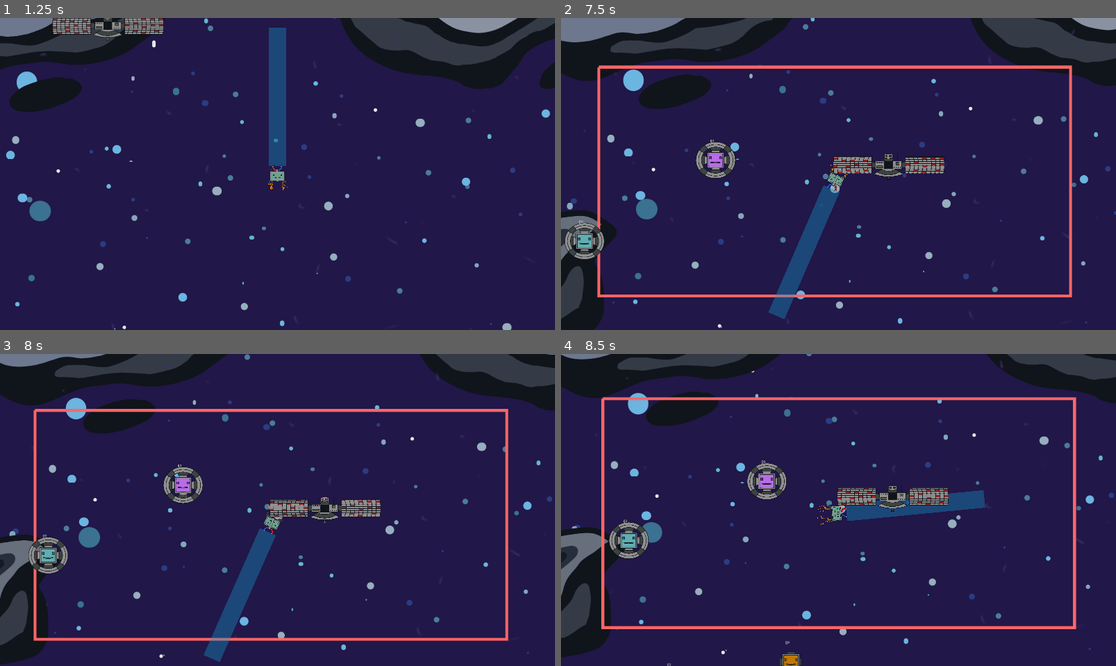
Above: before the commit, frames 1-4 (two rows, left to right).
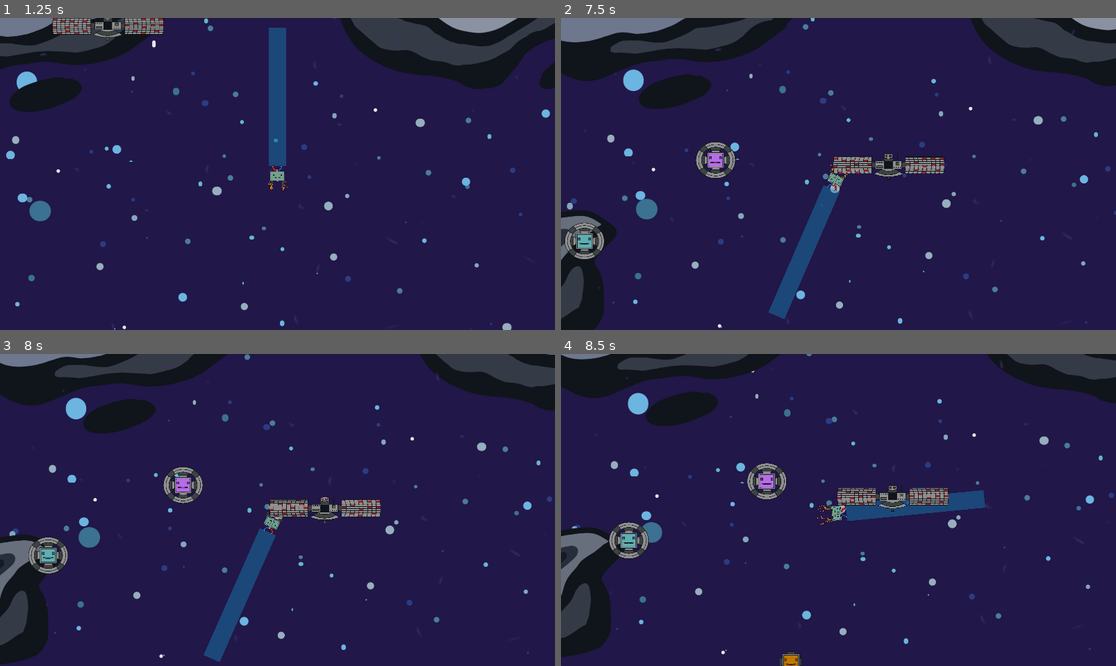
Above: after the commit, the same moments.

Repository: game-jam-team-gut/not-so-lonely
Game: Godot game, scene res://MainMenu.tscn
The game is run twice, just before and just after one commit, with the same random seed, the same clock (stepped at 60 frames per second) and the same inputs.
Inputs (mouse positions are in pixels of both pictures, inside the frame that each line leads up to):
- Up to frame 1 (1.25 s): click "PLAY" at 0.5 s
- Up to frame 2 (7.5 s): move the mouse to (810, 236) at 1.27 s; press the mouse at (810, 236) at 1.28 s; move the mouse to (1005, 220) at 2.02 s; release the mouse at (1005, 220) at 2.03 s; right-click (1005, 220) at 2.1 s; click (1005, 220) at 2.17 s; move the mouse to (672, 127) at 2.77 s; press the mouse at (672, 127) at 2.78 s; move the mouse to (866, 174) at 3.52 s; release the mouse at (866, 174) at 3.53 s; right-click (866, 174) at 3.6 s; click (866, 174) at 3.67 s; move the mouse to (755, 96) at 4.27 s; press the mouse at (755, 96) at 4.28 s; move the mouse to (960, 158) at 5.02 s; release the mouse at (960, 158) at 5.03 s; right-click (960, 158) at 5.1 s; click (960, 158) at 5.17 s; move the mouse to (727, 189) at 5.77 s; press the mouse at (727, 189) at 5.78 s; move the mouse to (894, 105) at 6.52 s; release the mouse at (894, 105) at 6.53 s; right-click (894, 105) at 6.6 s; click (894, 105) at 6.67 s; move the mouse to (810, 236) at 7.27 s; press the mouse at (810, 236) at 7.28 s
- Up to frame 3 (8 s): no input
- Up to frame 4 (8.5 s): move the mouse to (888, 510) at 8.02 s; release the mouse at (888, 510) at 8.03 s; right-click (888, 510) at 8.1 s; click (888, 510) at 8.17 s

Frame 1 is identical in both runs. In frame 2, 2.6% of the frame differs, in the area x 3-93%, y 15-90%; in frame 3, 2.8%; in frame 4, 2.8%, in the area x 7-93%, y 13-100%.

Commit message:
Remove debug lines

Diff:
--- a/Space.tscn
+++ b/Space.tscn
@@ -1,11 +1,7 @@
 [gd_scene load_steps=5 format=2]
 
 [ext_resource path="res://Space/Barney.tscn" type="PackedScene" id=1]
-
-[ext_resource path="res://Space/Asteroids/AsteroidSpawner.gd" type="Script" id=2]
-
 [ext_resource path="res://Space/robot_1.mp3" type="AudioStream" id=2]
-
 [ext_resource path="res://Space/ParallaxBackground.tscn" type="PackedScene" id=3]
 [ext_resource path="res://Space/RobotSpawner.tscn" type="PackedScene" id=4]
 
@@ -18,15 +14,14 @@
 
 [node name="RobotSpawner" parent="." instance=ExtResource( 4 )]
 
-
 [node name="AsteroidSpawner" type="Node" parent="."]
 script = ExtResource( 2 )
 
 [node name="SpawnTimer" type="Timer" parent="AsteroidSpawner"]
 autostart = true
 
-[connection signal="timeout" from="AsteroidSpawner/SpawnTimer" to="AsteroidSpawner" method="_on_SpawnTimer_timeout"]
-
 [node name="AudioStreamPlayer" type="AudioStreamPlayer" parent="."]
 stream = ExtResource( 2 )
 autoplay = true
+
+[connection signal="timeout" from="AsteroidSpawner/SpawnTimer" to="AsteroidSpawner" method="_on_SpawnTimer_timeout"]
--- a/Space/Barney.tscn
+++ b/Space/Barney.tscn
@@ -41,10 +41,6 @@
 
 [node name="Tween" type="Tween" parent="Camera2D"]
 
-[node name="Line2D" type="Line2D" parent="Camera2D"]
-points = PoolVector2Array( 23.6594, 10.2295, 0, 0 )
-default_color = Color( 1, 0.4, 0.4, 1 )
-
 [node name="Rotates" type="Node2D" parent="."]
 
 [node name="MagneticField" type="Area2D" parent="Rotates"]
--- a/Space/Barney/CameraControl.gd
+++ b/Space/Barney/CameraControl.gd
@@ -4,12 +4,7 @@
 var zoom_duration = 0.8
 var zoom_out_scale = 1.5
 var zoom_out_treshold = 0.85
-onready var line = get_node("Line2D")# remove for final build
-var debug_line = true
 var viewport_size_quarter
-
-func _ready():
-	line.set_visible(debug_line)
 
 func zoom_out():
 	zoom_tween.interpolate_property(
@@ -24,9 +19,6 @@
 	)
 	zoom_tween.start()
 
-	yield(zoom_tween, "tween_completed") # remove for final build
-	_on_Barney_robot_sticked(Vector2.ZERO) # remove for final build
-
 func _on_Barney_robot_sticked(pos):
 	viewport_size_quarter = get_viewport().size * 0.5 * zoom
 	var offset = viewport_size_quarter.x * (1 - zoom_out_treshold)
@@ -37,15 +29,6 @@
 	var bottom_left = Vector2(-viewport_size_quarter.x, viewport_size_quarter.y)
 	var top_right = Vector2(viewport_size_quarter.x, -viewport_size_quarter.y)
 
-	# remove for final build
-	line.clear_points()
-	line.add_point(top_left)
-	line.add_point(bottom_left)
-	line.add_point(bottom_right)
-	line.add_point(top_right)
-	line.add_point(top_left)
-	#XD
-
 	if (not (pos.x > top_left.x && pos.x < bottom_right.x &&
 		pos.y > top_left.y && pos.y < bottom_right.y)):
 		zoom_out()
--- a/Space/ForeignRobot1.tscn
+++ b/Space/ForeignRobot1.tscn
@@ -22,6 +22,7 @@
 script = ExtResource( 2 )
 
 [node name="Label" type="Label" parent="."]
+visible = false
 margin_left = -20.69
 margin_top = -73.7499
 margin_right = 19.31
--- a/Space/ForeignRobot2.tscn
+++ b/Space/ForeignRobot2.tscn
@@ -22,6 +22,7 @@
 script = ExtResource( 2 )
 
 [node name="Label" type="Label" parent="."]
+visible = false
 margin_left = -20.69
 margin_top = -73.7499
 margin_right = 19.31
--- a/Space/ForeignRobot3.tscn
+++ b/Space/ForeignRobot3.tscn
@@ -22,6 +22,7 @@
 script = ExtResource( 2 )
 
 [node name="Label" type="Label" parent="."]
+visible = false
 margin_left = -20.69
 margin_top = -73.7499
 margin_right = 19.31
--- a/Space/ForeignRobot4.tscn
+++ b/Space/ForeignRobot4.tscn
@@ -22,6 +22,7 @@
 script = ExtResource( 2 )
 
 [node name="Label" type="Label" parent="."]
+visible = false
 margin_left = -20.69
 margin_top = -73.7499
 margin_right = 19.31
--- a/Space/ForeignRobot5.tscn
+++ b/Space/ForeignRobot5.tscn
@@ -22,6 +22,7 @@
 script = ExtResource( 2 )
 
 [node name="Label" type="Label" parent="."]
+visible = false
 margin_left = -20.69
 margin_top = -73.7499
 margin_right = 19.31
--- a/Space/ForeignRobot6.tscn
+++ b/Space/ForeignRobot6.tscn
@@ -22,6 +22,7 @@
 script = ExtResource( 2 )
 
 [node name="Label" type="Label" parent="."]
+visible = false
 margin_left = -20.69
 margin_top = -73.7499
 margin_right = 19.31
--- a/Space/ForeignRobot7.tscn
+++ b/Space/ForeignRobot7.tscn
@@ -30,6 +30,7 @@
 script = ExtResource( 2 )
 
 [node name="Label" type="Label" parent="."]
+visible = false
 margin_left = -20.69
 margin_top = -73.7499
 margin_right = 19.31
--- a/Space/ForeignRobot8.tscn
+++ b/Space/ForeignRobot8.tscn
@@ -30,6 +30,7 @@
 script = ExtResource( 2 )
 
 [node name="Label" type="Label" parent="."]
+visible = false
 margin_left = -20.69
 margin_top = -73.7499
 margin_right = 19.31
--- a/Space/ForeignRobot9.tscn
+++ b/Space/ForeignRobot9.tscn
@@ -41,6 +41,7 @@
 script = ExtResource( 2 )
 
 [node name="Label" type="Label" parent="."]
+visible = false
 margin_left = -20.69
 margin_top = -73.7499
 margin_right = 19.31
